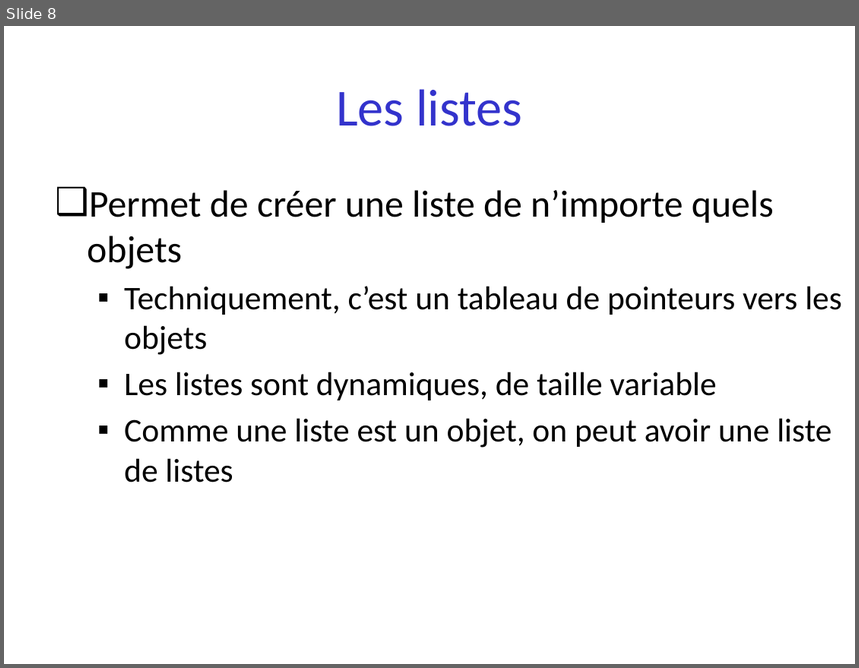
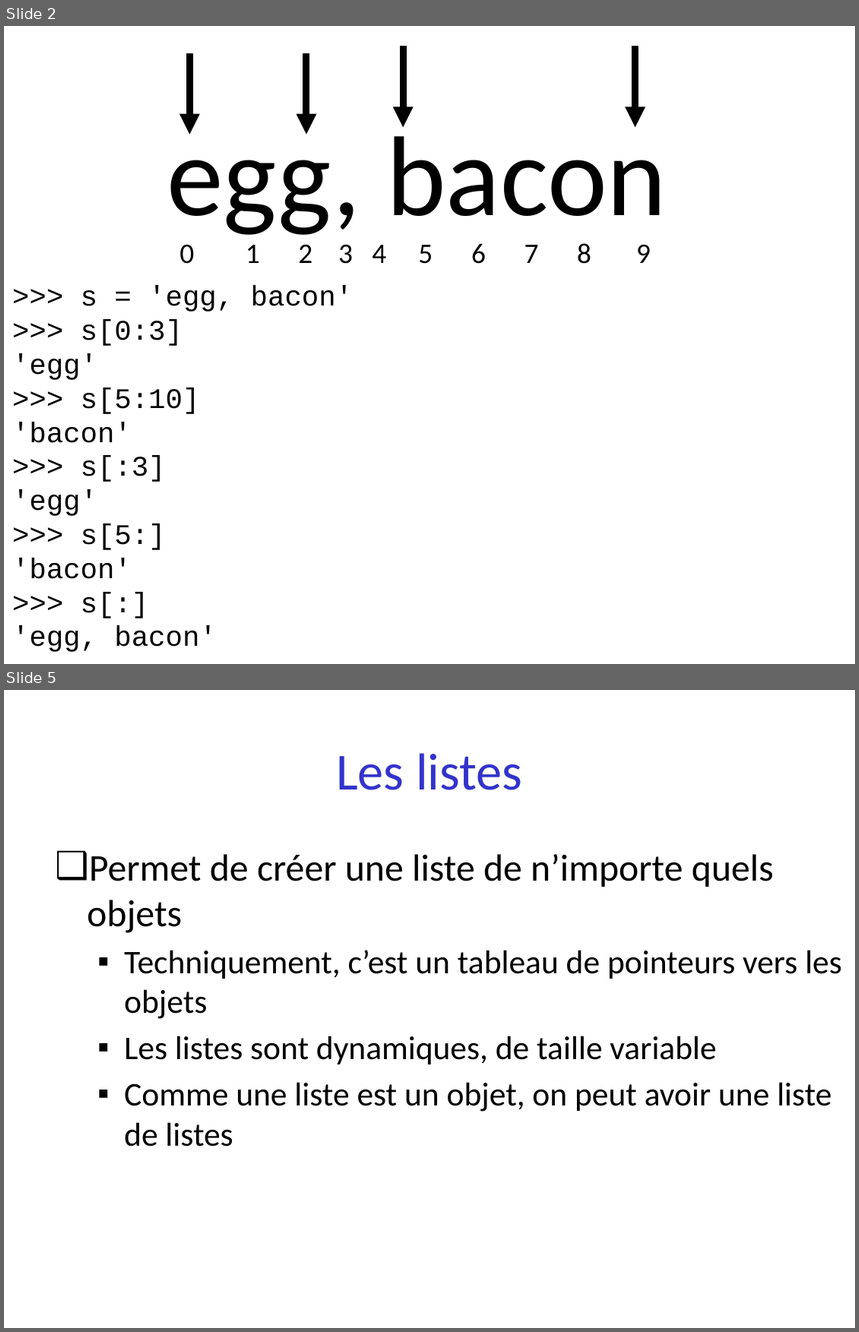
Before and after one commit to parmentelat/flotpython-archive, a slide deck: semaine2/semaine2-3.pptx. Shown one above the other, each under a label of ours: slide 8 before the commit, slides 2 and 5 after it; the slides between them are not shown. The pictures are 859x668 and 859x1332 pixels, drawn with LibreOffice and Linux fonts; fonts in the diff are those of the drawing. Boxes give left, top, right and bottom in pixels: in the first picture for what was removed or moved away, otherwise in the second. Text is boxed around its words. In the diff, an @@ line names an element or a change of style, - is before the commit and + after.

```diff
--- a/semaine2/semaine2-3.pptx
+++ b/semaine2/semaine2-3.pptx
@@ slide 2 added at (4,26,855,664), background #FFFFFF @@
@@ arrow added from (403, 46) to (403, 127), #000000 5.75 pt @@
@@ arrow added from (636, 46) to (636, 127), #000000 5.75 pt @@
@@ arrow added from (189, 53) to (189, 134), #000000 5.75 pt @@
@@ arrow added from (306, 53) to (306, 134), #000000 5.75 pt @@
@@ text added at (167,121,667,235), 96 pt, text #000000 @@
+egg, bacon
@@ text added at (180,243,651,264), 24 pt, text #000000 @@
+0 1 2 3 4 5 6 7 8 9
@@ text added at (12,286,353,652), 24 pt, text #000000 @@
+>>> s = 'egg, bacon'
+>>> s[0:3]
+'egg'
+>>> s[5:10]
+'bacon'
+>>> s[:3]
+'egg'
+>>> s[5:]
+'bacon'
+>>> s[:]
+'egg, bacon'
@@ what was slide 8 is now slide 5 @@
```
Also in this commit, not shown: 1 slide changed, 2 other slides added, 6 slides removed, 11 other files.
